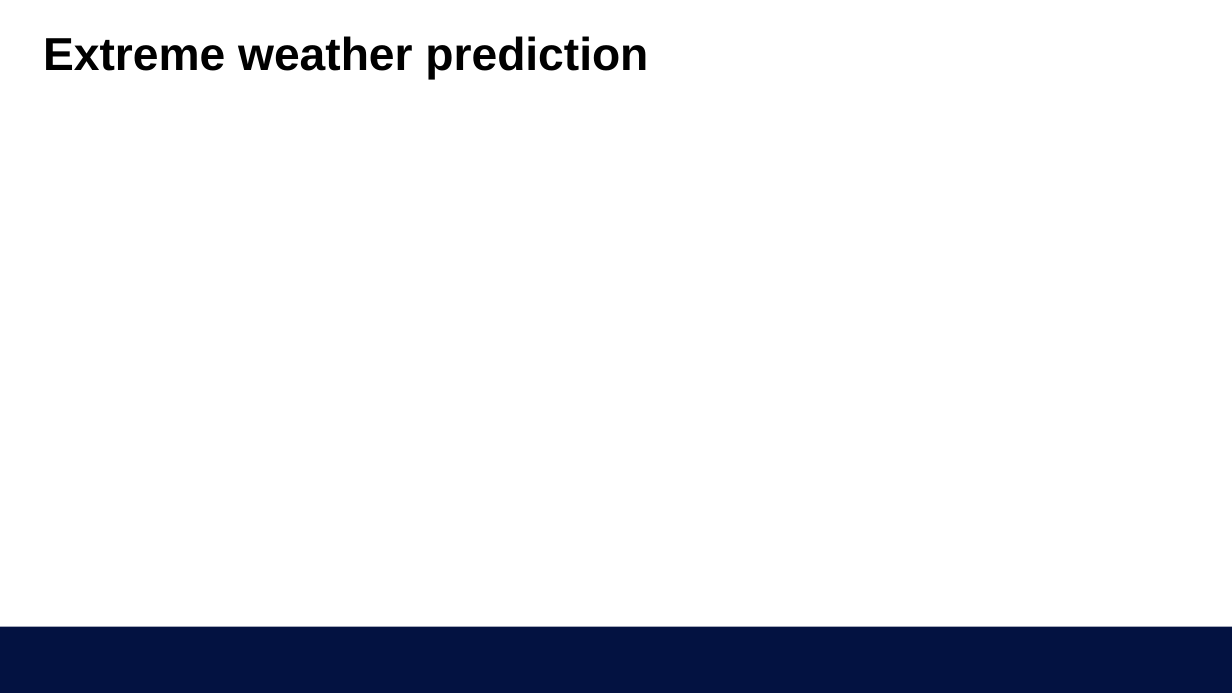
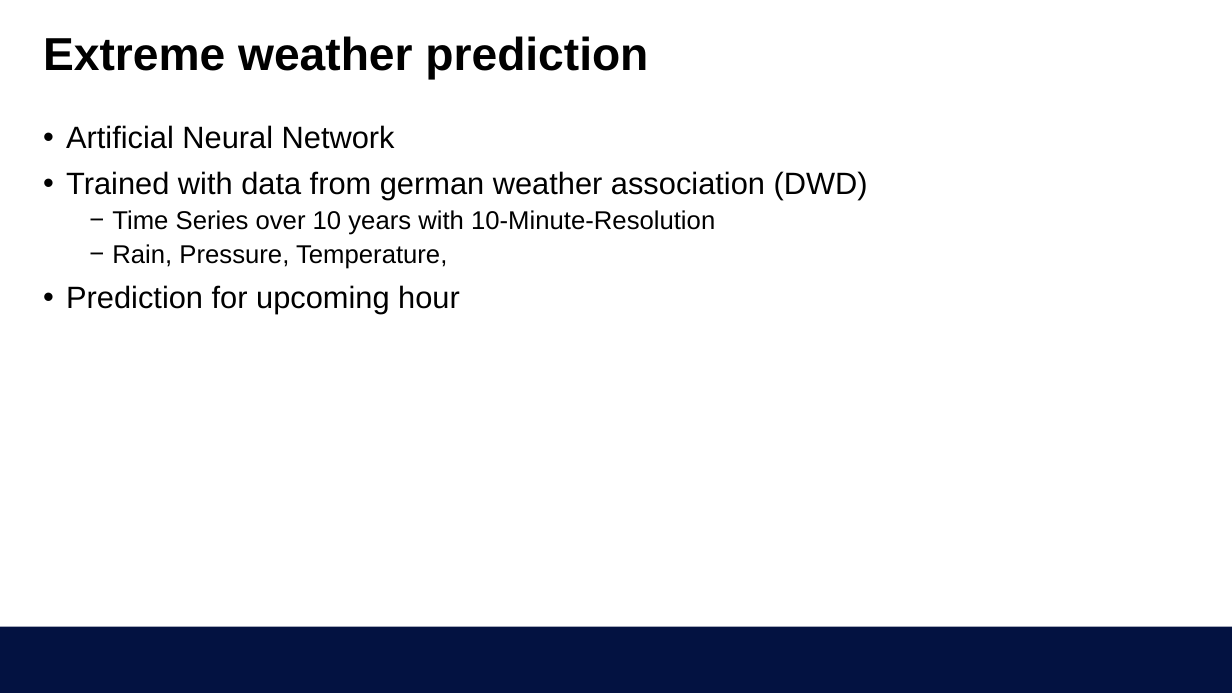
Before and after one commit to rhaberme/controltheweather, a slide deck: slide 5 of 2022_0424_deephack_pitch_slides.pptx. Drawn at 1232x693 pixels with LibreOffice and Linux fonts; fonts in the diff are those of the drawing; background and template pictures are left out. Boxes give left, top, right and bottom in pixels: in the first picture for what was removed or moved away, otherwise in the second. Text is boxed around its words. In the diff, an @@ line names an element or a change of style, - is before the commit and + after.

```diff
--- a/2022_0424_deephack_pitch_slides.pptx
+++ b/2022_0424_deephack_pitch_slides.pptx
@@ text added at box(66, 125, 868, 314), 24 pt, text #000000 @@
+• Artificial Neural Network
+• Trained with data from german weather association (DWD)
+  − Time Series over 10 years with 10-Minute-Resolution
+  − Rain, Pressure, Temperature,
+• Prediction for upcoming hour
```
Also in this commit, not shown: 1 other slide changed, 1 slide added, 1 slide removed.
